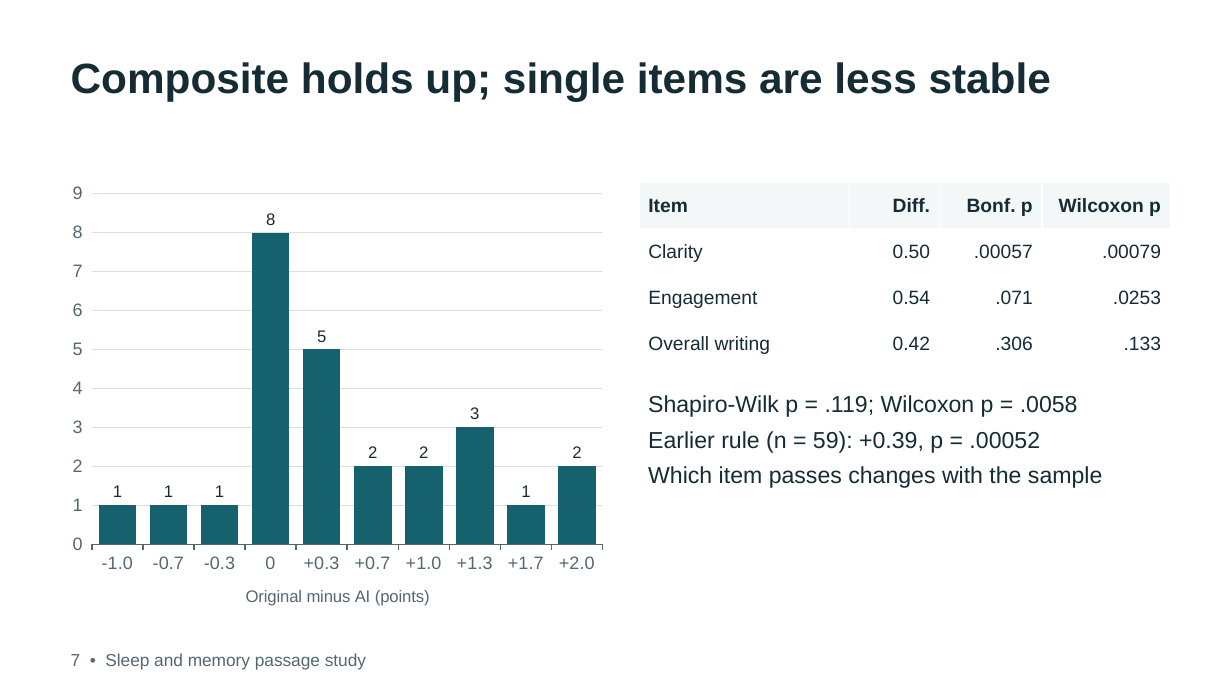
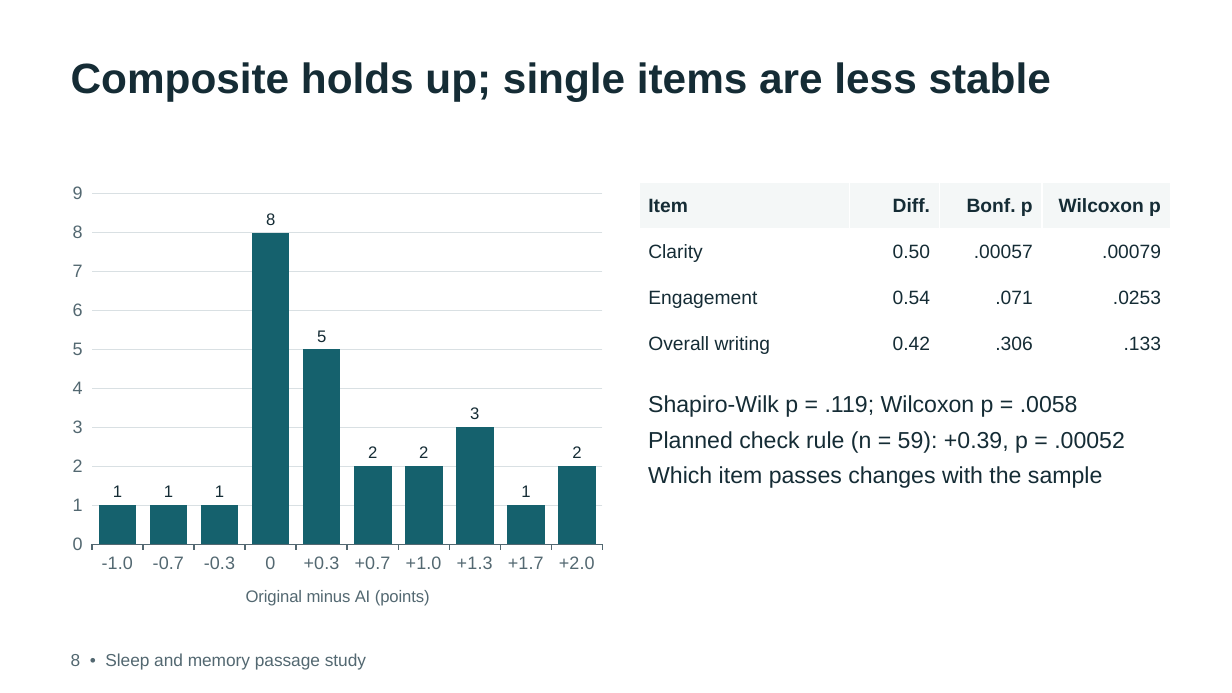
Before and after one commit to debshreechowdhury/sleep-memory-passage-study, a slide deck: slide 4 of presentation/data_quality.pptx. Drawn at 1232x693 pixels with LibreOffice and Linux fonts; fonts in the diff are those of the drawing. Boxes give left, top, right and bottom in pixels: in the first picture for what was removed or moved away, otherwise in the second. Text is boxed around its words. In the diff, an @@ line names an element or a change of style, - is before the commit and + after.

```diff
--- a/presentation/data_quality.pptx
+++ b/presentation/data_quality.pptx
@@ text at (x1=648, y1=431, x2=1125, y2=453): text changed @@
-Earlier rule (n = 59): +0.39, p = .00052
+Planned check rule (n = 59): +0.39, p = .00052
@@ text at (x1=71, y1=653, x2=366, y2=669): text changed @@
-7 • Sleep and memory passage study
+8 • Sleep and memory passage study
```
Also in this commit, not shown: 5 other slides changed, 51 other files.
